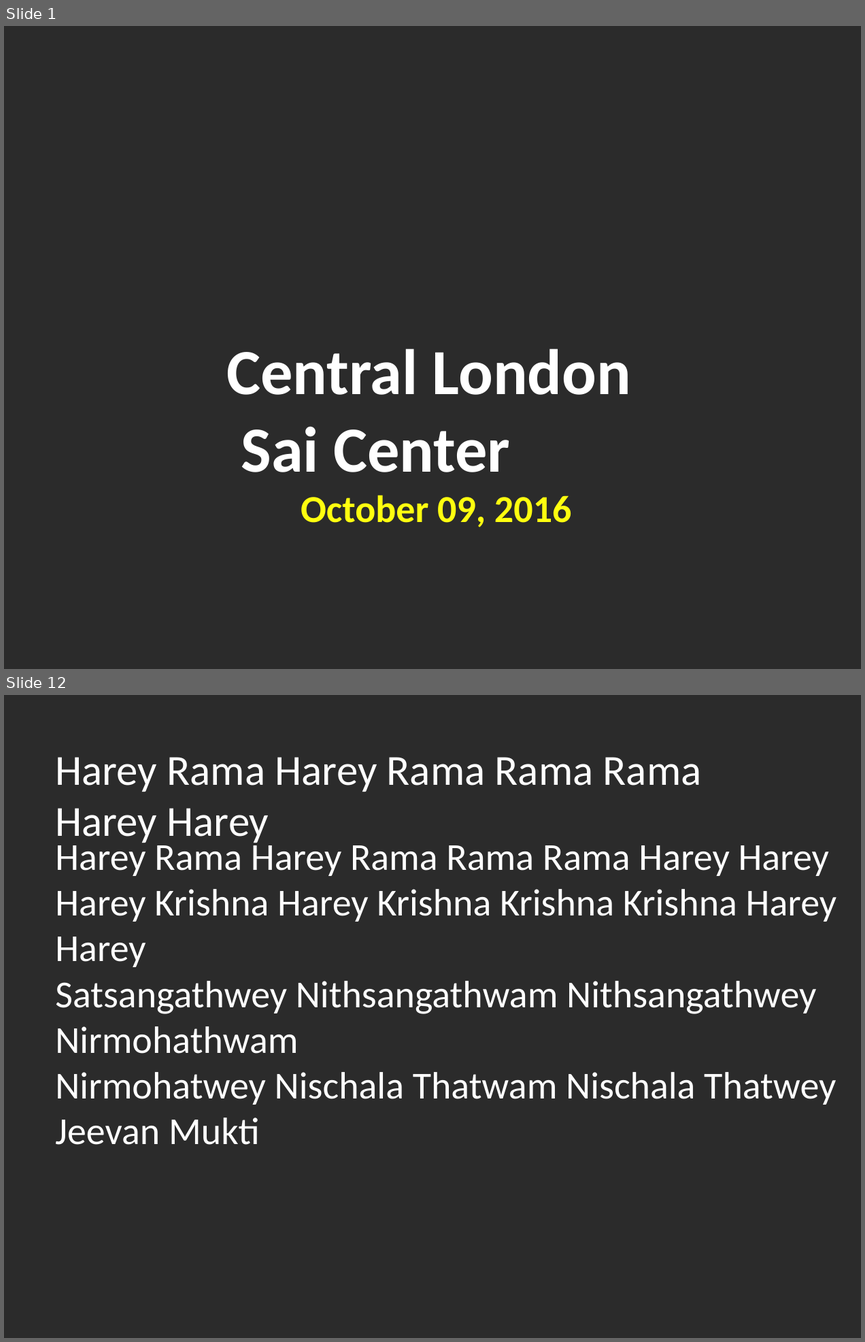
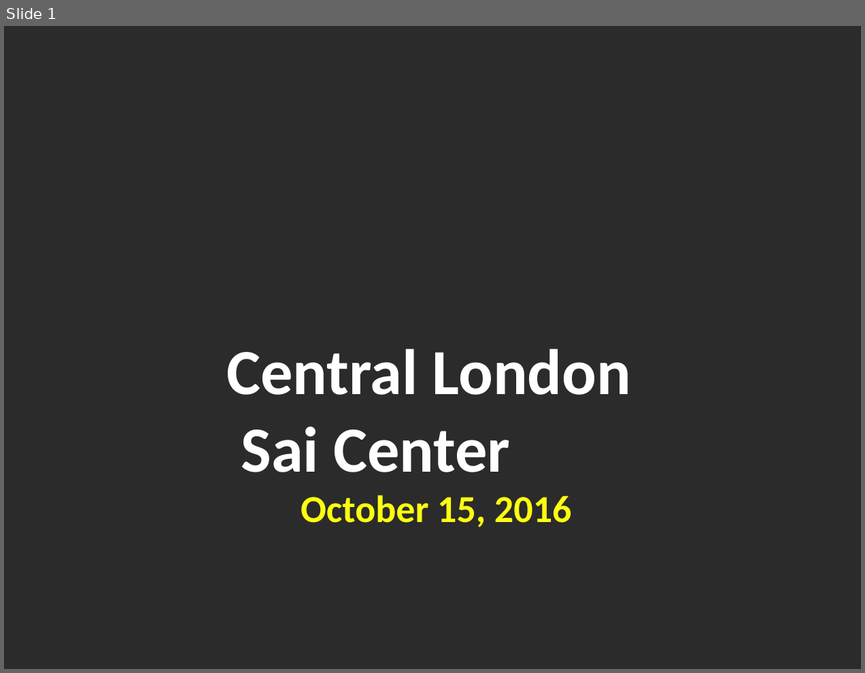
Before and after one commit to riteshreddyr/bhajanpresentationmaker, a slide deck: generated_ppts/bhajans.pptx. Shown one above the other, each under a label of ours: slides 1 and 12 before the commit, slide 1 after it; the slides between them are not shown. The pictures are 865x1342 and 865x673 pixels, drawn with LibreOffice and Linux fonts; fonts in the diff are those of the drawing; background and template pictures are left out; a plain dark background stands for a picture behind light text. Boxes give left, top, right and bottom in pixels: in the first picture for what was removed or moved away, otherwise in the second. Text is boxed around its words. In the diff, an @@ line names an element or a change of style, - is before the commit and + after.

```diff
--- a/generated_ppts/bhajans.pptx
+++ b/generated_ppts/bhajans.pptx
@@ slide 12 removed at box(4, 695, 861, 1338), background picture (left out) @@
@@ text removed at box(55, 757, 702, 847) @@
-Harey Rama Harey Rama Rama Rama
-Harey Harey
@@ text removed at box(55, 838, 836, 1144) @@
-Harey Rama Harey Rama Rama Rama Harey Harey
-Harey Krishna Harey Krishna Krishna Krishna Harey
-Harey
-Satsangathwey Nithsangathwam Nithsangathwey
-Nirmohathwam
-Nirmohatwey Nischala Thatwam Nischala Thatwey
-Jeevan Mukti
@@ slide 1 changed as well @@
@@ text at box(226, 348, 631, 527): text changed @@
-Central London
-Sai Center
-October 09, 2016
+Central London
+Sai Center
+October 15, 2016
```
Also in this commit, not shown: 2 slides added, 11 other slides removed, 16 other files.
